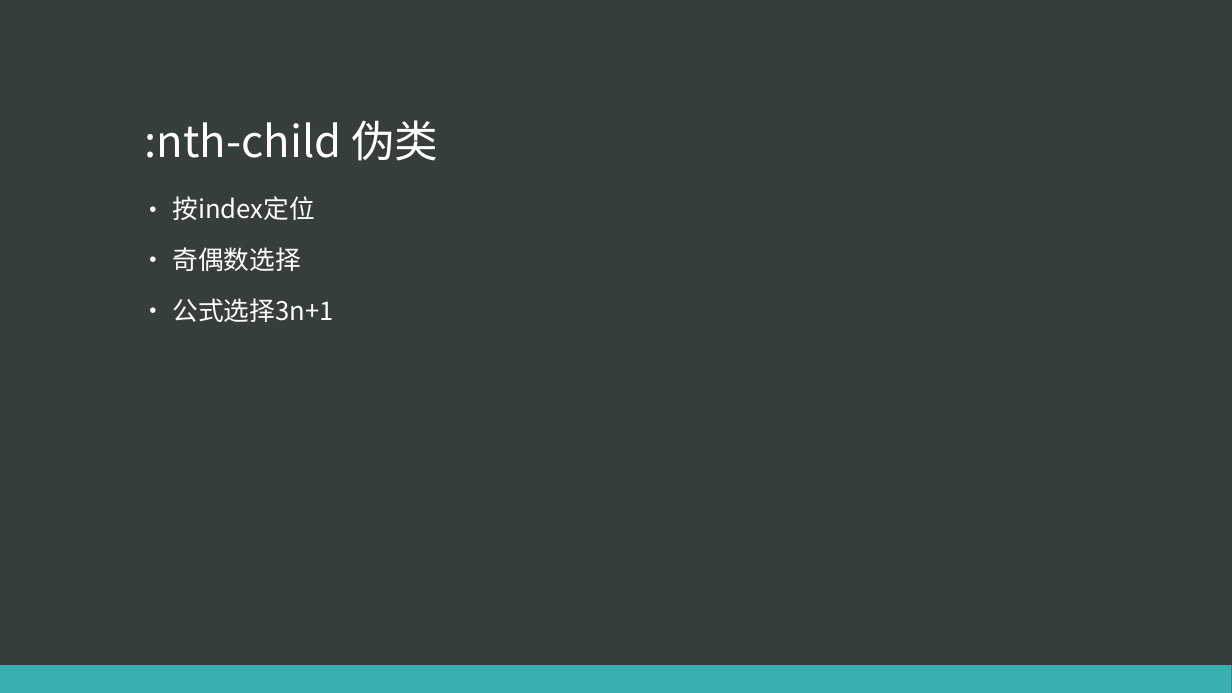
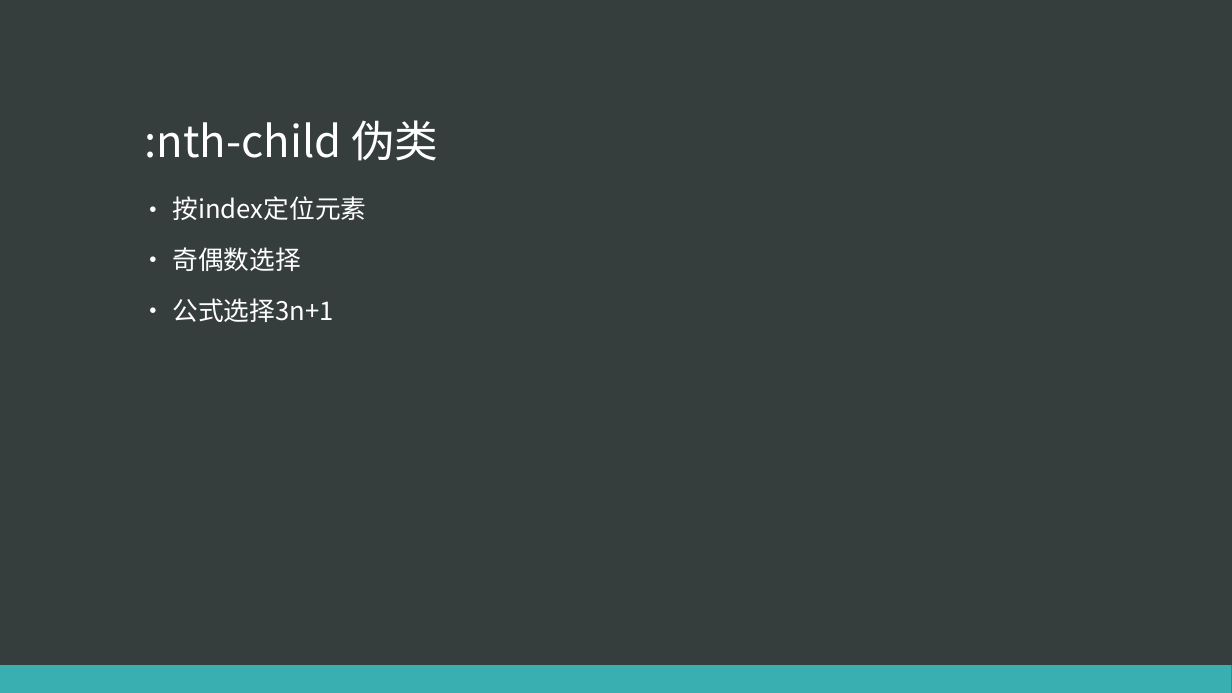
Before and after one commit to eventao/courseware, a slide deck: slide 9 of ppt/静态布局2016-11-28.pptx. Drawn at 1232x693 pixels with LibreOffice and Linux fonts; fonts in the diff are those of the drawing. Boxes give left, top, right and bottom in pixels: in the first picture for what was removed or moved away, otherwise in the second. Text is boxed around its words. In the diff, an @@ line names an element or a change of style, - is before the commit and + after.

```diff
--- a/ppt/静态布局2016-11-28.pptx
+++ b/ppt/静态布局2016-11-28.pptx
@@ text at <box>172,196,366,220</box>: text changed @@
-• 按index定位
+• 按index定位元素
```
Also in this commit, not shown: 1 other slide changed, 2 other files.
